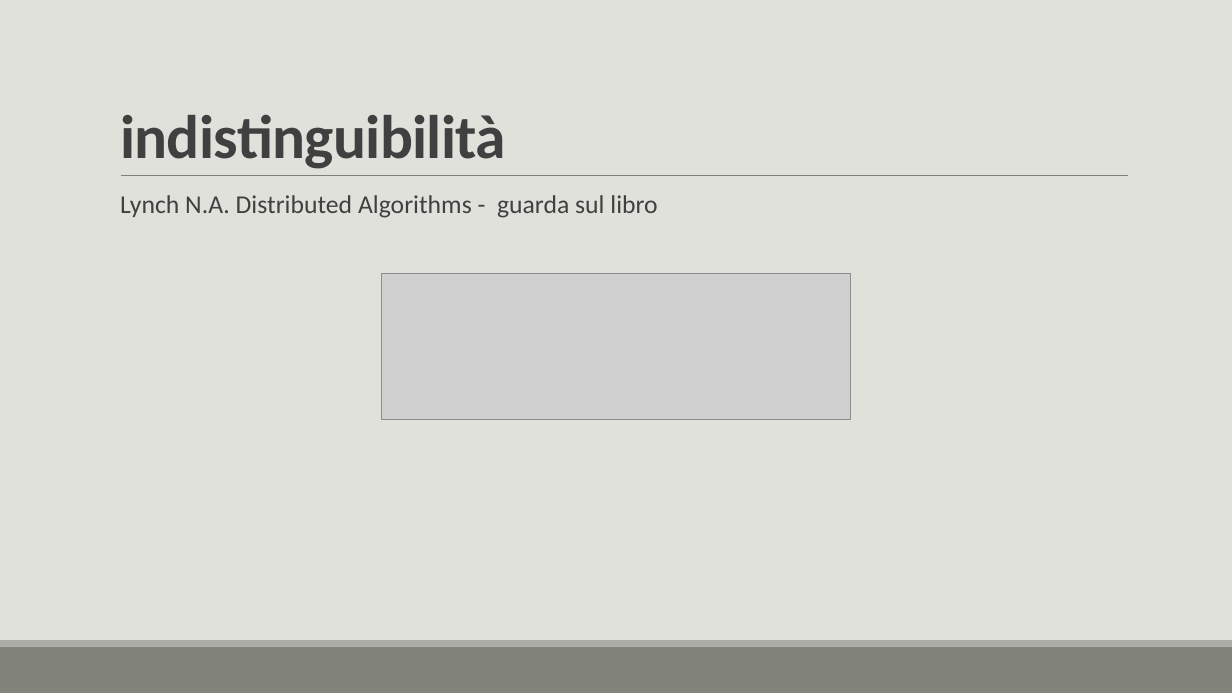
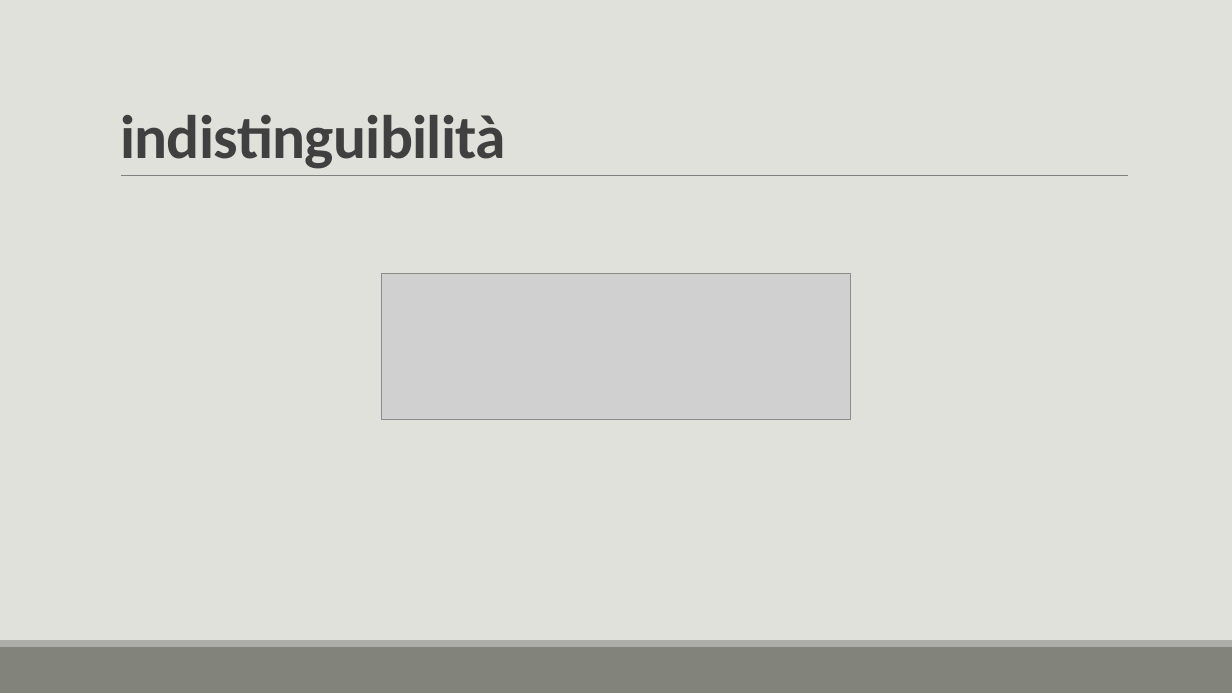
Before and after one commit to lory9894University/mcad, a slide deck: slide 8 of Prensentazione_V2.pptx. Drawn at 1232x693 pixels with LibreOffice and Linux fonts; fonts in the diff are those of the drawing; grey boxes stand for pictures. Boxes give left, top, right and bottom in pixels: in the first picture for what was removed or moved away, otherwise in the second. Text is boxed around its words. In the diff, an @@ line names an element or a change of style, - is before the commit and + after.

```diff
--- a/Prensentazione_V2.pptx
+++ b/Prensentazione_V2.pptx
@@ text removed at bbox=[120, 195, 657, 218] @@
-  Lynch N.A. Distributed Algorithms - guarda sul libro
```
Also in this commit, not shown: 12 other slides changed, 6 slides added, 4 slides removed, 1 other file.
